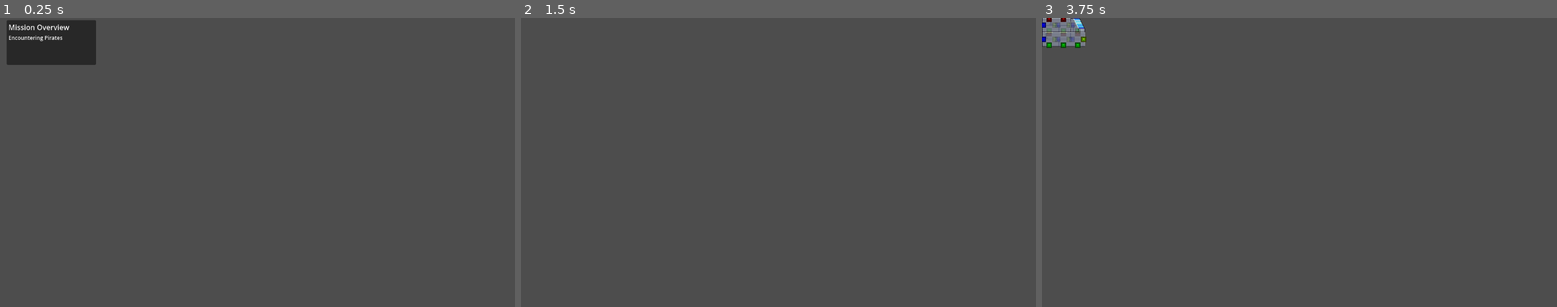
Above: before the commit, frames 1-3 (left to right).
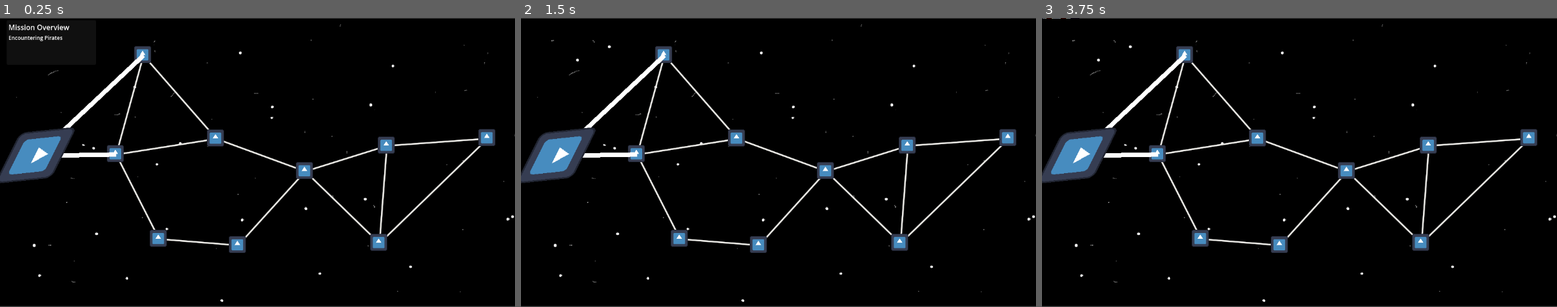
Above: after the commit, the same moments.

Repository: TreadTheDawnGames/GodotWildJam81
Game: Godot game, scene res://Scenes/game.tscn
Same seed, same stepped clock (60 frames per second), same inputs: the game is played once before the commit and once after it. The engine's default icon, where the game draws it, is replaced by a stand-in: a white triangle on a blue panel in a dark square.
Inputs (mouse positions are in pixels of both pictures, inside the frame that each line leads up to):
- Up to frame 1 (0.25 s): no input
- Up to frame 2 (1.5 s): click (557, 153) at 0.52 s; click (557, 153) at 1.27 s
- Up to frame 3 (3.75 s): click (1078, 153) at 2.02 s; tap Enter at 2.75 s; move the mouse to (1412, 148) at 2.77 s; tap R (rotate) at 2.85 s; click (1412, 148) at 2.92 s; tap Space (DEBUG-SpawnPlayerShip) at 3.5 s; drag from (1196, 176) to (1273, 220) at 3.52 s

The runs differ from the first frame. In frame 1, 95% of the frame differs, in the area x 0-100%, y 0-100%; in frame 2, 98%; in frame 3, 98%.

Commit message:
Merged Successfully

Diff:
--- a/Scenes/UI/Popups.tscn
+++ b/Scenes/UI/Popups.tscn
@@ -9,6 +9,7 @@
 anchor_bottom = 1.0
 grow_horizontal = 2
 grow_vertical = 2
+mouse_filter = 2
 script = ExtResource("1_m3gyv")
 
 [node name="PitStopPopUp" type="PopupPanel" parent="."]
--- a/Scenes/game.tscn
+++ b/Scenes/game.tscn
@@ -1,7 +1,8 @@
-[gd_scene load_steps=3 format=3 uid="uid://cme73ldydoe5f"]
+[gd_scene load_steps=4 format=3 uid="uid://cme73ldydoe5f"]
 
-[ext_resource type="Script" path="res://Scenes/debug.gd" id="1_qxrlw"]
+[ext_resource type="Script" uid="uid://cpt8iweygokjs" path="res://Scenes/debug.gd" id="1_qxrlw"]
 [ext_resource type="PackedScene" path="res://PlayerShip.tscn" id="2_wrm1d"]
+[ext_resource type="PackedScene" uid="uid://dnycrg3qoywj2" path="res://Scenes/UI/SpaceMap.tscn" id="3_wrm1d"]
 
 [node name="Game" type="Node2D"]
 script = ExtResource("1_qxrlw")
@@ -10,3 +11,5 @@
 
 [node name="Camera2D" type="Camera2D" parent="."]
 position = Vector2(576, 324)
+
+[node name="SpaceMap" parent="." instance=ExtResource("3_wrm1d")]
--- a/Scripts/UI/LevelInfo.gd
+++ b/Scripts/UI/LevelInfo.gd
@@ -11,7 +11,7 @@
 
 const idealStartPos := Vector2( 0, 300 )
 var distanceToStart: float
-var distanceFactor = remap(distanceToStart, 0.0, 1000.0, 0.0, 1.5)
+var DistanceFactor = remap(distanceToStart, 0.0, 1000.0, 0.0, 1.5)
 
 const minReputation = 50
 const maxReputation = 300
@@ -27,7 +27,7 @@
 	return LevelInfo.new(getRandomTimeToReach(), getRandomReputation(), getRandomSpaceDust(), getRandomPirateChance(), getRandomAsteroidDensity(), nebula)
 
 func makePopupText(timeToReach: int, reputation: int, spaceDust: int, pirates: int, asteroidDensity: int, nebula: bool = false) -> String:
-	var popupText: String
+	var popupText: String = ""
 	var timeToTravel = str(timeToReach)
 	popupText += "Time to Travel: " + timeToTravel + " Seconds\n"
 	var reputationAmt = str(reputation)
@@ -46,19 +46,19 @@
 	return popupText
 
 static func getRandomTimeToReach() -> int:
-	return randi_range(180.0, 300.0) # 3 to 5 minutes is aight I think
+	return randi_range(180, 300) # 3 to 5 minutes is aight I think
 
 static func getRandomReputation() -> int:
 	return randi_range(minReputation, maxReputation)
 
 static func getRandomPirateChance() -> int:
-	return randi_range(0.0, 100.0)
+	return randi_range(0, 100)
 
 static func getRandomAsteroidDensity() -> int:
-	return randi_range(0.0, 60.0)
+	return randi_range(0, 60)
 
 static func getRandomSpaceDust() -> int:
-	return randi_range(0.0, 100.0)
+	return randi_range(0, 100)
 
 static func calculateDifficulty(time: float, reputation: int, pirateChance: int, spaceDust: int, distanceFactor: float = 1.0) -> int: # camelCase
 	var difficulty = 0
